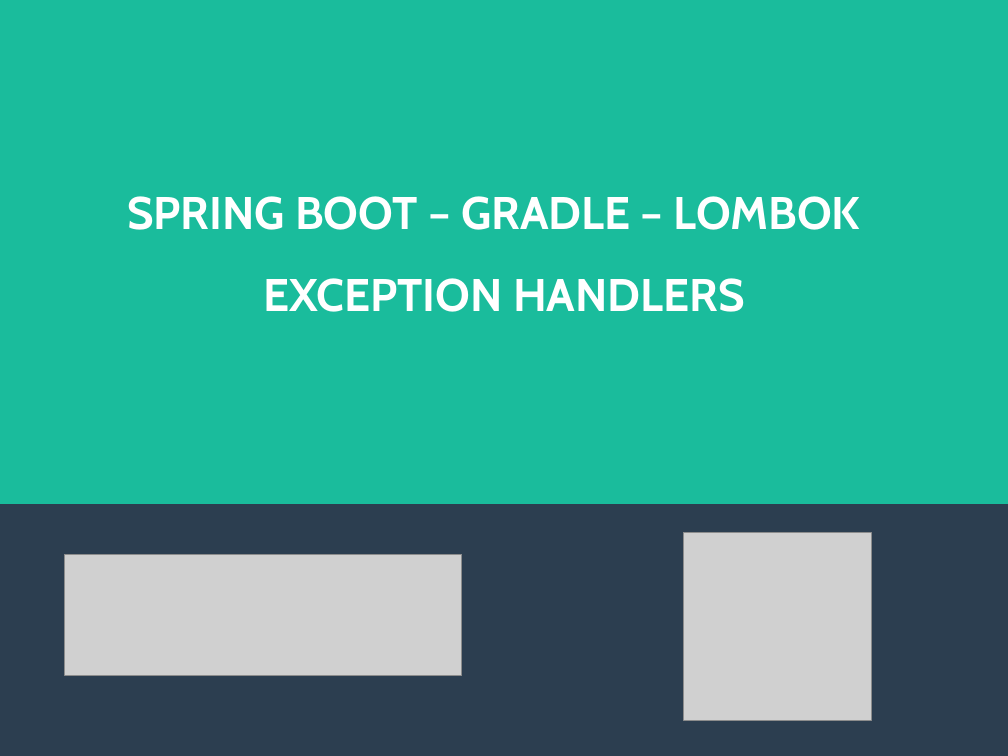
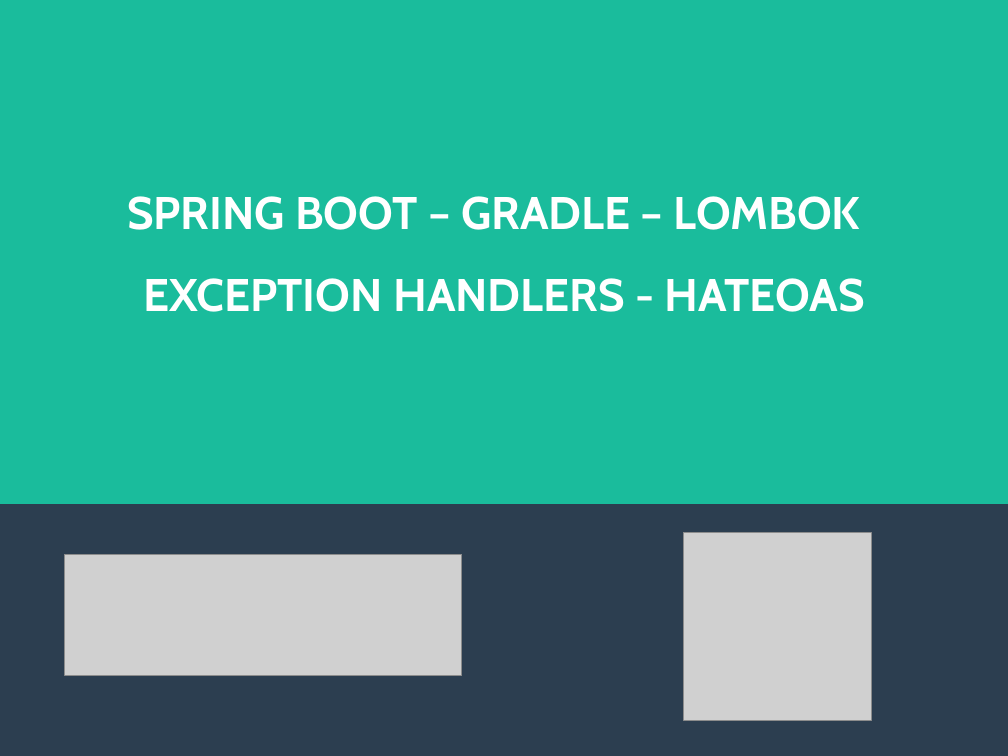
Before and after one commit to viniciusFortti/test, a slide deck: slide 1 of Apresentação/QuartaApresentacaoSpring.odp. Drawn at 1008x756 pixels with LibreOffice and Linux fonts; fonts in the diff are those of the drawing; grey boxes stand for pictures. Boxes give left, top, right and bottom in pixels: in the first picture for what was removed or moved away, otherwise in the second. Text is boxed around its words. In the diff, an @@ line names an element or a change of style, - is before the commit and + after.

```diff
--- a/Apresentação/QuartaApresentacaoSpring.odp
+++ b/Apresentação/QuartaApresentacaoSpring.odp
@@ title at (127,196,864,312): text changed @@
-SPRING BOOT – GRADLE – LOMBOK EXCEPTION HANDLERS
+SPRING BOOT – GRADLE – LOMBOK EXCEPTION HANDLERS - HATEOAS
```
Also in this commit, not shown: 4 other slides changed, 10 slides added, 5 slides removed, 4 other files.
